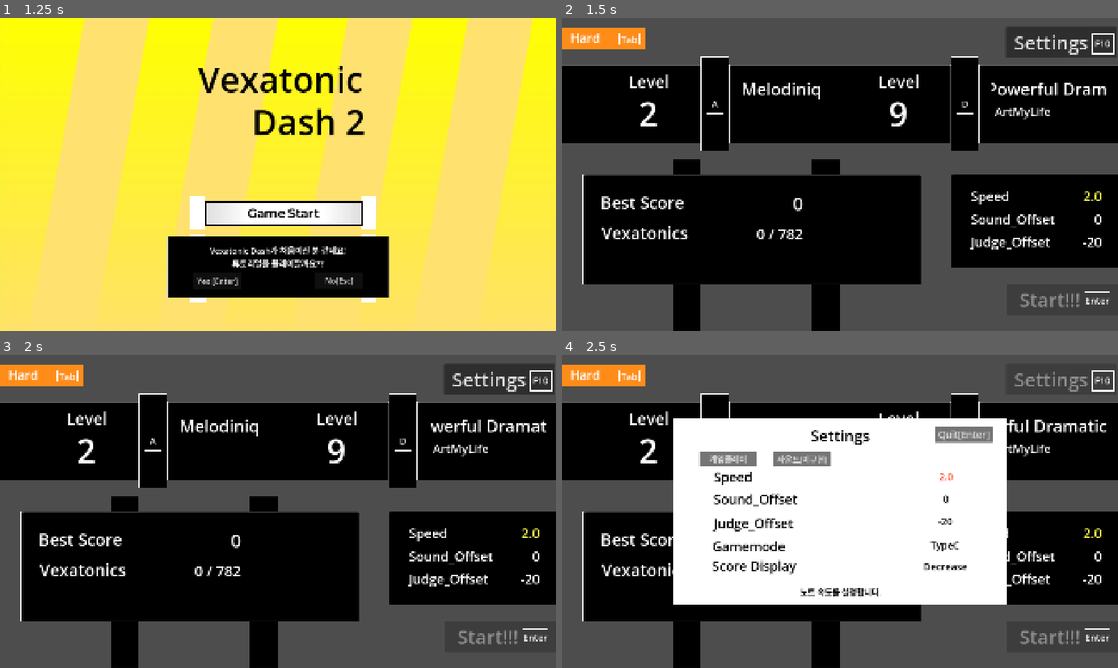
Above: before the commit, frames 1-4 (two rows, left to right).
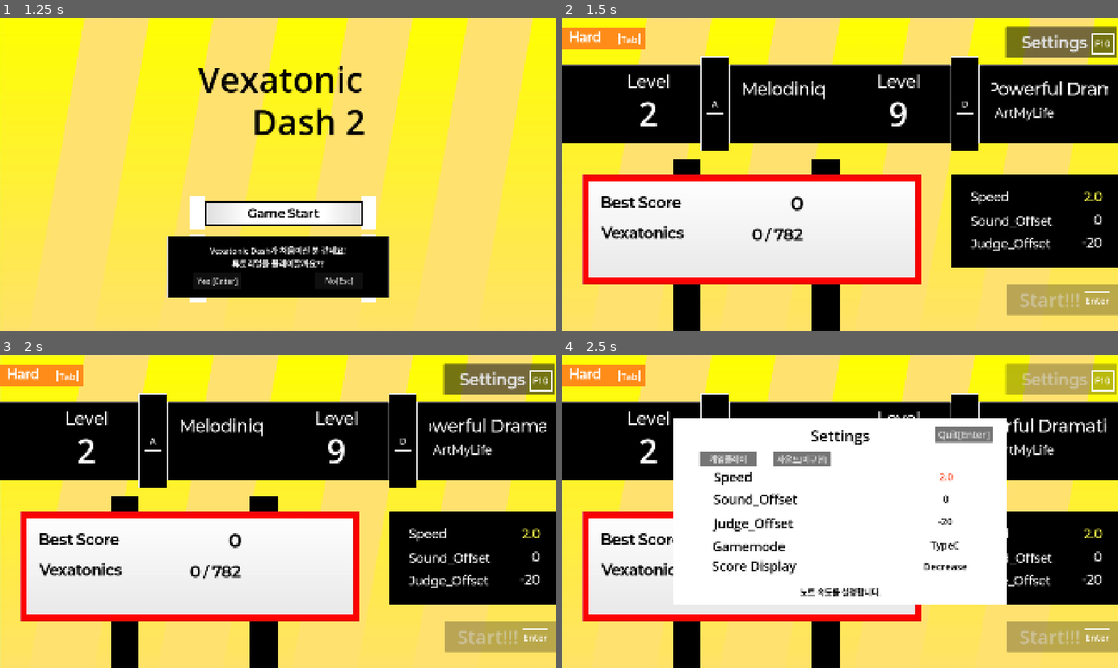
Above: after the commit, the same moments.

Repository: junu192857/Vexatonic-dash-2
Game: Godot game, scene res://Scenes/MainMenu.tscn
Two runs of this game, one before a commit and one after it. Both use one fixed random seed, a clock stepped at 60 frames per second and the inputs below.
Inputs:
- Up to frame 1 (1.25 s): click "Game Start" at 0.5 s
- Up to frame 2 (1.5 s): click "No[Esc]" at 1.25 s
- Up to frame 3 (2 s): no input
- Up to frame 4 (2.5 s): click "Settings" at 2 s

Frame 1 is identical in both runs. In frame 2, 65% of the frame differs, in the area x 0-100%, y 0-100%; in frame 3, 65%; in frame 4, 44%.

Commit message:
곡선택창제작중

Diff:
--- a/vexatonic-dash-2/Scenes/SelectSong.tscn
+++ b/vexatonic-dash-2/Scenes/SelectSong.tscn
@@ -4,9 +4,13 @@
 [ext_resource type="PackedScene" uid="uid://3wdau5twf7or" path="res://Prefabs/SettingRect.tscn" id="2_mdyll"]
 [ext_resource type="Script" uid="uid://pgxarv2aqaf0" path="res://Scripts/SelectSong/SongHolder.gd" id="2_uvoqn"]
 [ext_resource type="Texture2D" uid="uid://bg77qwagtnkvs" path="res://Textures/BlackSquare.jpg" id="3_74yen"]
+[ext_resource type="Texture2D" uid="uid://budl6ub3l3w1m" path="res://Textures/MainBackground.jpg" id="3_puwos"]
 [ext_resource type="Script" uid="uid://xde8pk17yxlv" path="res://Scripts/SelectSong/SongDataHolder.gd" id="4_gjw2d"]
+[ext_resource type="FontFile" uid="uid://c7qu5i8snmmjj" path="res://Fonts/Paperlogy-1.001/Paperlogy-5Medium.ttf" id="5_7150g"]
 [ext_resource type="Script" uid="uid://c4ftuyjsig7p7" path="res://Scripts/SelectSong/SettingHolder.gd" id="5_mdyll"]
 [ext_resource type="Script" uid="uid://vu1ylxgvkxim" path="res://Scripts/SelectSong/ScrollLabel.gd" id="5_wt3iw"]
+[ext_resource type="Texture2D" uid="uid://c182j04qnntpm" path="res://Textures/signs.jpg" id="8_hlphe"]
+[ext_resource type="FontFile" uid="uid://dast1kgc1410a" path="res://Fonts/Paperlogy-1.001/Paperlogy-7Bold.ttf" id="8_puwos"]
 
 [node name="SelectSong" type="Node2D" unique_id=1796845870 node_paths=PackedStringArray("leftSongHolder", "middleSongHolder", "rightSongHolder", "songDataHolder", "settingHolder")]
 script = ExtResource("1_03mcv")
@@ -26,6 +30,12 @@
 anchor_bottom = 1.0
 grow_horizontal = 2
 grow_vertical = 2
+
+[node name="Background" type="TextureRect" parent="CanvasLayer/Control" unique_id=1170965721]
+layout_mode = 0
+offset_right = 40.0
+offset_bottom = 40.0
+texture = ExtResource("3_puwos")
 
 [node name="SongSelectionHolder" type="Control" parent="CanvasLayer/Control" unique_id=2007234695]
 layout_mode = 1
@@ -137,8 +147,10 @@
 offset_top = -3.0
 offset_right = -0.12802124
 offset_bottom = 0.009994507
+theme_override_fonts/font = ExtResource("5_7150g")
 theme_override_font_sizes/font_size = 41
 text = "ArtistName"
+vertical_alignment = 1
 
 [node name="LevelNumber" type="Label" parent="CanvasLayer/Control/SongSelectionHolder/RightSongHolder" unique_id=1107589057]
 layout_mode = 1
@@ -166,9 +178,11 @@
 offset_top = 0.10000038
 offset_right = 0.2479248
 offset_bottom = -0.12000275
+theme_override_fonts/font = ExtResource("5_7150g")
 theme_override_font_sizes/font_size = 56
 text = "Level"
 horizontal_alignment = 1
+vertical_alignment = 1
 
 [node name="SongName" type="Control" parent="CanvasLayer/Control/SongSelectionHolder/RightSongHolder" unique_id=1058927506]
 custom_minimum_size = Vector2(400, 80)
@@ -190,13 +204,17 @@
 layout_mode = 0
 offset_right = 1.0
 offset_bottom = 78.0
+theme_override_fonts/font = ExtResource("5_7150g")
 theme_override_font_sizes/font_size = 57
+vertical_alignment = 1
 
 [node name="Label2" type="Label" parent="CanvasLayer/Control/SongSelectionHolder/RightSongHolder/SongName" unique_id=85162456]
 layout_mode = 0
 offset_right = 1.0
 offset_bottom = 78.0
+theme_override_fonts/font = ExtResource("5_7150g")
 theme_override_font_sizes/font_size = 57
+vertical_alignment = 1
 
 [node name="MiddleSongHolder" type="TextureRect" parent="CanvasLayer/Control/SongSelectionHolder" unique_id=1490555348]
 layout_mode = 1
@@ -219,8 +237,10 @@
 offset_top = -3.0
 offset_right = -0.12802124
 offset_bottom = 0.009994507
+theme_override_fonts/font = ExtResource("5_7150g")
 theme_override_font_sizes/font_size = 41
 text = "ArtistName"
+vertical_alignment = 1
 
 [node name="LevelNumber" type="Label" parent="CanvasLayer/Control/SongSelectionHolder/MiddleSongHolder" unique_id=1214240176]
 layout_mode = 1
@@ -248,9 +268,11 @@
 offset_top = 0.10000038
 offset_right = 0.2479248
 offset_bottom = -0.12000275
+theme_override_fonts/font = ExtResource("5_7150g")
 theme_override_font_sizes/font_size = 56
 text = "Level"
 horizontal_alignment = 1
+vertical_alignment = 1
 
 [node name="SongName" type="Control" parent="CanvasLayer/Control/SongSelectionHolder/MiddleSongHolder" unique_id=1039738498]
 custom_minimum_size = Vector2(400, 80)
@@ -272,13 +294,17 @@
 layout_mode = 0
 offset_right = 1.0
 offset_bottom = 78.0
+theme_override_fonts/font = ExtResource("5_7150g")
 theme_override_font_sizes/font_size = 57
+vertical_alignment = 1
 
 [node name="Label2" type="Label" parent="CanvasLayer/Control/SongSelectionHolder/MiddleSongHolder/SongName" unique_id=587421603]
 layout_mode = 0
 offset_right = 1.0
 offset_bottom = 78.0
+theme_override_fonts/font = ExtResource("5_7150g")
 theme_override_font_sizes/font_size = 57
+vertical_alignment = 1
 
 [node name="LeftSongHolder" type="TextureRect" parent="CanvasLayer/Control/SongSelectionHolder" unique_id=1649229551]
 layout_mode = 1
@@ -301,8 +327,10 @@
 offset_top = -3.0
 offset_right = -0.12802124
 offset_bottom = 0.009994507
+theme_override_fonts/font = ExtResource("5_7150g")
 theme_override_font_sizes/font_size = 41
 text = "ArtistName"
+vertical_alignment = 1
 
 [node name="LevelNumber" type="Label" parent="CanvasLayer/Control/SongSelectionHolder/LeftSongHolder" unique_id=38239312]
 layout_mode = 1
@@ -330,9 +358,11 @@
 offset_top = 0.10000038
 offset_right = 0.2479248
 offset_bottom = -0.12000275
+theme_override_fonts/font = ExtResource("5_7150g")
 theme_override_font_sizes/font_size = 56
 text = "Level"
 horizontal_alignment = 1
+vertical_alignment = 1
 
 [node name="SongName" type="Control" parent="CanvasLayer/Control/SongSelectionHolder/LeftSongHolder" unique_id=1581496288]
 custom_minimum_size = Vector2(400, 80)
@@ -354,13 +384,17 @@
 layout_mode = 0
 offset_right = 1.0
 offset_bottom = 78.0
+theme_override_fonts/font = ExtResource("5_7150g")
 theme_override_font_sizes/font_size = 57
+vertical_alignment = 1
 
 [node name="Label2" type="Label" parent="CanvasLayer/Control/SongSelectionHolder/LeftSongHolder/SongName" unique_id=595855864]
 layout_mode = 0
 offset_right = 1.0
 offset_bottom = 78.0
+theme_override_fonts/font = ExtResource("5_7150g")
 theme_override_font_sizes/font_size = 57
+vertical_alignment = 1
 
 [node name="SongDataHolder" type="Control" parent="CanvasLayer/Control" unique_id=1382802090]
 layout_mode = 1
@@ -405,8 +439,8 @@
 anchor_bottom = 0.70000005
 offset_left = -0.35046387
 offset_right = -0.1772461
-offset_bottom = -3.0517578e-05
-texture = ExtResource("3_74yen")
+offset_bottom = -0.22402954
+texture = ExtResource("8_hlphe")
 expand_mode = 1
 script = ExtResource("4_gjw2d")
 
@@ -421,8 +455,11 @@
 offset_top = -0.072769165
 offset_right = 0.082977295
 offset_bottom = 0.013092041
-theme_override_font_sizes/font_size = 57
+theme_override_colors/font_color = Color(0, 0, 0, 1)
+theme_override_fonts/font = ExtResource("8_puwos")
+theme_override_font_sizes/font_size = 50
 text = "Vexatonics"
+vertical_alignment = 1
 
 [node name="BestScore" type="Label" parent="CanvasLayer/Control/SongDataHolder/Holder" unique_id=1883576132]
 layout_mode = 1
@@ -435,8 +472,11 @@
 offset_top = 0.0735054
 offset_right = -0.43603516
 offset_bottom = 0.1593628
-theme_override_font_sizes/font_size = 57
+theme_override_colors/font_color = Color(0, 0, 0, 1)
+theme_override_fonts/font = ExtResource("8_puwos")
+theme_override_font_sizes/font_size = 50
 text = "Best Score"
+vertical_alignment = 1
 
 [node name="VexatonicValue" type="Label" parent="CanvasLayer/Control/SongDataHolder/Holder" unique_id=1834441864]
 layout_mode = 1
@@ -449,9 +489,12 @@
 offset_top = 0.11349487
 offset_right = 0.34796143
 offset_bottom = -0.12158203
+theme_override_colors/font_color = Color(0, 0, 0, 1)
+theme_override_fonts/font = ExtResource("8_puwos")
 theme_override_font_sizes/font_size = 50
 text = "1,314 / 1,314"
 horizontal_alignment = 2
+vertical_alignment = 1
 
 [node name="ScoreValue" type="Label" parent="CanvasLayer/Control/SongDataHolder/Holder" unique_id=1309190163]
 layout_mode = 1
@@ -463,9 +506,12 @@
 offset_top = -0.17004395
 offset_right = 0.1749878
 offset_bottom = -0.026885986
+theme_override_colors/font_color = Color(0, 0, 0, 1)
+theme_override_fonts/font = ExtResource("8_puwos")
 theme_override_font_sizes/font_size = 62
 text = "1,000,000"
 horizontal_alignment = 2
+vertical_alignment = 1
 
 [node name="Rank" type="Label" parent="CanvasLayer/Control/SongDataHolder/Holder" unique_id=2040935189]
 layout_mode = 1
@@ -478,6 +524,7 @@
 offset_top = -0.118457794
 offset_right = -0.56103516
 offset_bottom = -0.0042419434
+theme_override_colors/font_color = Color(0, 0, 0, 1)
 theme_override_font_sizes/font_size = 150
 text = "S"
 horizontal_alignment = 1
@@ -494,6 +541,7 @@
 offset_top = -0.0843811
 offset_right = 0.473938
 offset_bottom = 0.020629883
+theme_override_colors/font_color = Color(0, 0, 0, 1)
 theme_override_font_sizes/font_size = 44
 text = "Perfect Paint"
 horizontal_alignment = 1
@@ -509,6 +557,7 @@
 offset_top = -0.0843811
 offset_right = 0.25598145
 offset_bottom = 0.020629883
+theme_override_colors/font_color = Color(0, 0, 0, 1)
 theme_override_font_sizes/font_size = 44
 text = "Full Vexatonic"
 horizontal_alignment = 1
@@ -524,7 +573,8 @@
 offset_top = -0.3200016
 offset_right = -0.16003418
 offset_bottom = -0.3199463
-theme_override_font_sizes/font_size = 66
+theme_override_fonts/font = ExtResource("8_puwos")
+theme_override_font_sizes/font_size = 52
 text = "Settings    "
 
 [node name="ReferenceRect" type="ReferenceRect" parent="CanvasLayer/Control/SettingButton" unique_id=730083471]
@@ -621,8 +671,10 @@
 offset_top = -0.14335632
 offset_right = -0.1510315
 offset_bottom = 0.13470459
-theme_override_font_sizes/font_size = 45
+theme_override_fonts/font = ExtResource("5_7150g")
+theme_override_font_sizes/font_size = 40
 text = "Judge_Offset"
+vertical_alignment = 1
 
 [node name="SoundOffset" type="Label" parent="CanvasLayer/Control/SettingHolder" unique_id=2025918682]
 layout_mode = 1
@@ -635,8 +687,10 @@
 offset_top = 0.0067367554
 offset_right = -103.15103
 offset_bottom = -0.039352417
-theme_override_font_sizes/font_size = 45
+theme_override_fonts/font = ExtResource("5_7150g")
+theme_override_font_sizes/font_size = 40
 text = "Sound_Offset"
+vertical_alignment = 1
 
 [node name="Speed" type="Label" parent="CanvasLayer/Control/SettingHolder" unique_id=1621748373]
 layout_mode = 1
@@ -649,8 +703,10 @@
 offset_top = 8.150749
 offset_right = 0.010269165
 offset_bottom = 8.10466
-theme_override_font_sizes/font_size = 45
+theme_override_fonts/font = ExtResource("5_7150g")
+theme_override_font_sizes/font_size = 40
 text = "Speed"
+vertical_alignment = 1
 
 [node name="SpeedValue" type="Label" parent="CanvasLayer/Control/SettingHolder" unique_id=1290855835]
 layout_mode = 1
@@ -659,9 +715,11 @@
 anchor_top = 0.132
 anchor_right = 0.90300006
 anchor_bottom = 0.34500003
-theme_override_font_sizes/font_size = 45
+theme_override_fonts/font = ExtResource("5_7150g")
+theme_override_font_sizes/font_size = 40
 text = "2.0"
 horizontal_alignment = 2
+vertical_alignment = 1
 
 [node name="JudgeOffsetValue" type="Label" parent="CanvasLayer/Control/SettingHolder" unique_id=1831197387]
 layout_mode = 1
@@ -674,9 +732,11 @@
 offset_top = -0.14335632
 offset_right = -0.09698486
 offset_bottom = 0.13470459
-theme_override_font_sizes/font_size = 45
+theme_override_fonts/font = ExtResource("5_7150g")
+theme_override_font_sizes/font_size = 40
 text = "-30"
 horizontal_alignment = 2
+vertical_alignment = 1
 
 [node name="SoundOffsetValue2" type="Label" parent="CanvasLayer/Control/SettingHolder" unique_id=9550399]
 layout_mode = 1
@@ -689,9 +749,11 @@
 offset_top = -0.0207901
 offset_right = 1.0556641
 offset_bottom = -0.06687927
-theme_override_font_sizes/font_size = 45
+theme_override_fonts/font = ExtResource("5_7150g")
+theme_override_font_sizes/font_size = 40
 text = "-30"
 horizontal_alignment = 2
+vertical_alignment = 1
 
 [node name="DifficultyRect" type="ColorRect" parent="CanvasLayer/Control" unique_id=765677216]
 layout_mode = 1
@@ -714,6 +776,7 @@
 offset_top = 0.020085812
 offset_right = 0.11999512
 offset_bottom = 0.020881653
+theme_override_fonts/font = ExtResource("8_puwos")
 theme_override_font_sizes/font_size = 43
 text = "Easy"
 horizontal_alignment = 1
Binary file added: vexatonic-dash-2/Textures/signs.jpg
